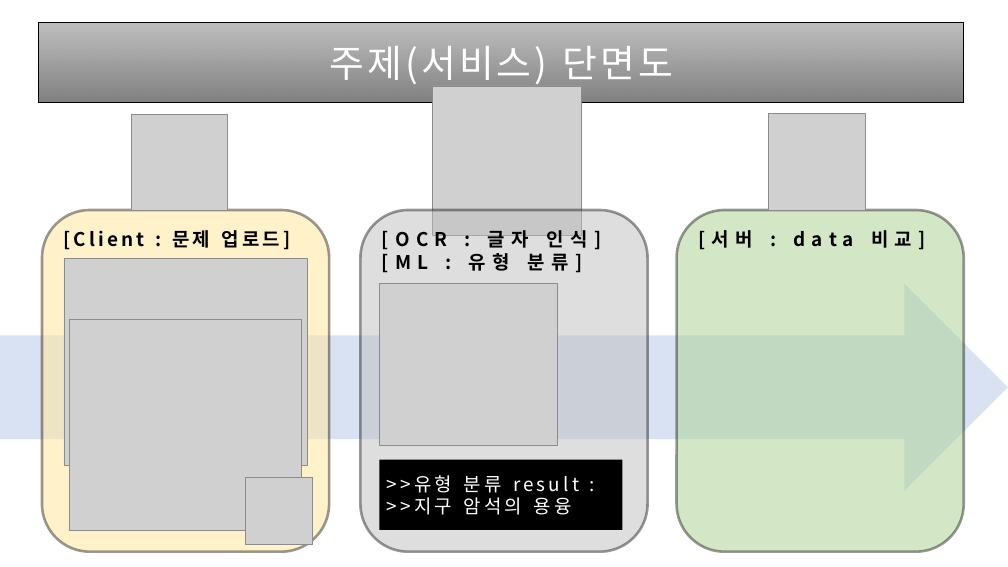
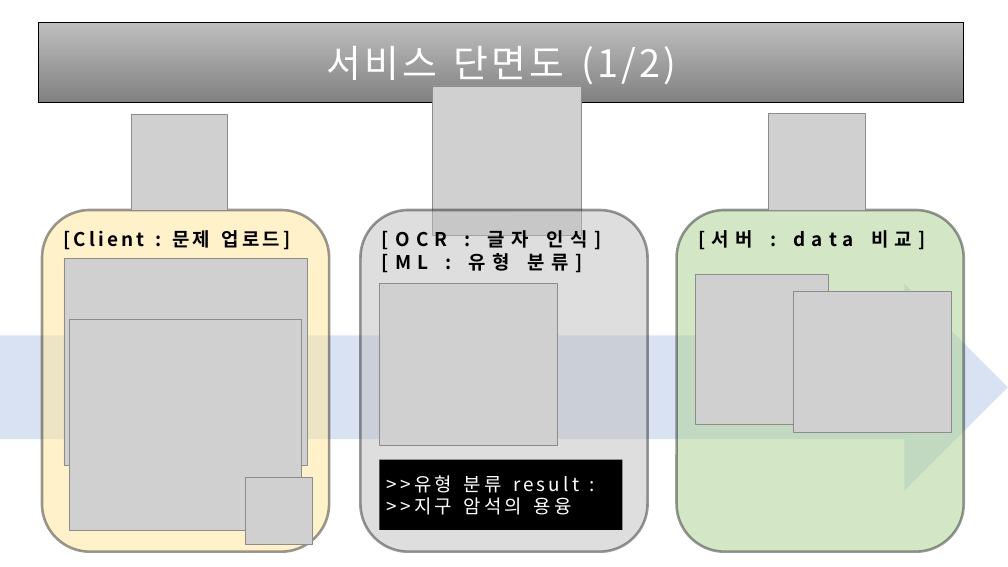
Before and after one commit to SHIMspacethere/EducationML-Project-Shim, a slide deck: slide 1 of material/주제 단면도.pptx. Drawn at 1008x567 pixels with LibreOffice and Linux fonts; fonts in the diff are those of the drawing; grey boxes stand for pictures. Boxes give left, top, right and bottom in pixels: in the first picture for what was removed or moved away, otherwise in the second. Text is boxed around its words. In the diff, an @@ line names an element or a change of style, - is before the commit and + after.

```diff
--- a/material/주제 단면도.pptx
+++ b/material/주제 단면도.pptx
@@ text in rectangle at box(326, 46, 676, 84): text changed @@
-주제(서비스) 단면도
+서비스 단면도 (1/2)
@@ picture added at box(696, 275, 828, 425) @@
@@ picture added at box(793, 291, 951, 433) @@
```
Also in this commit, not shown: 1 slide added, 1 other file.
